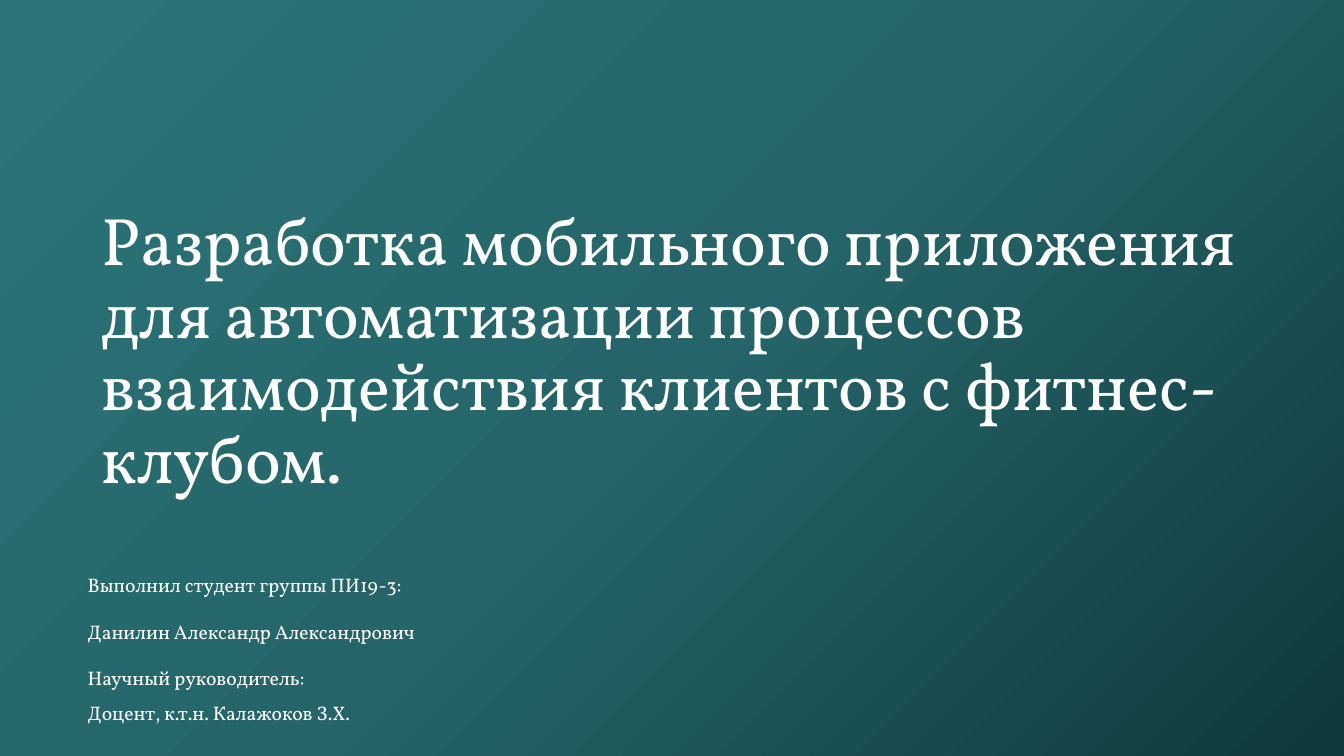
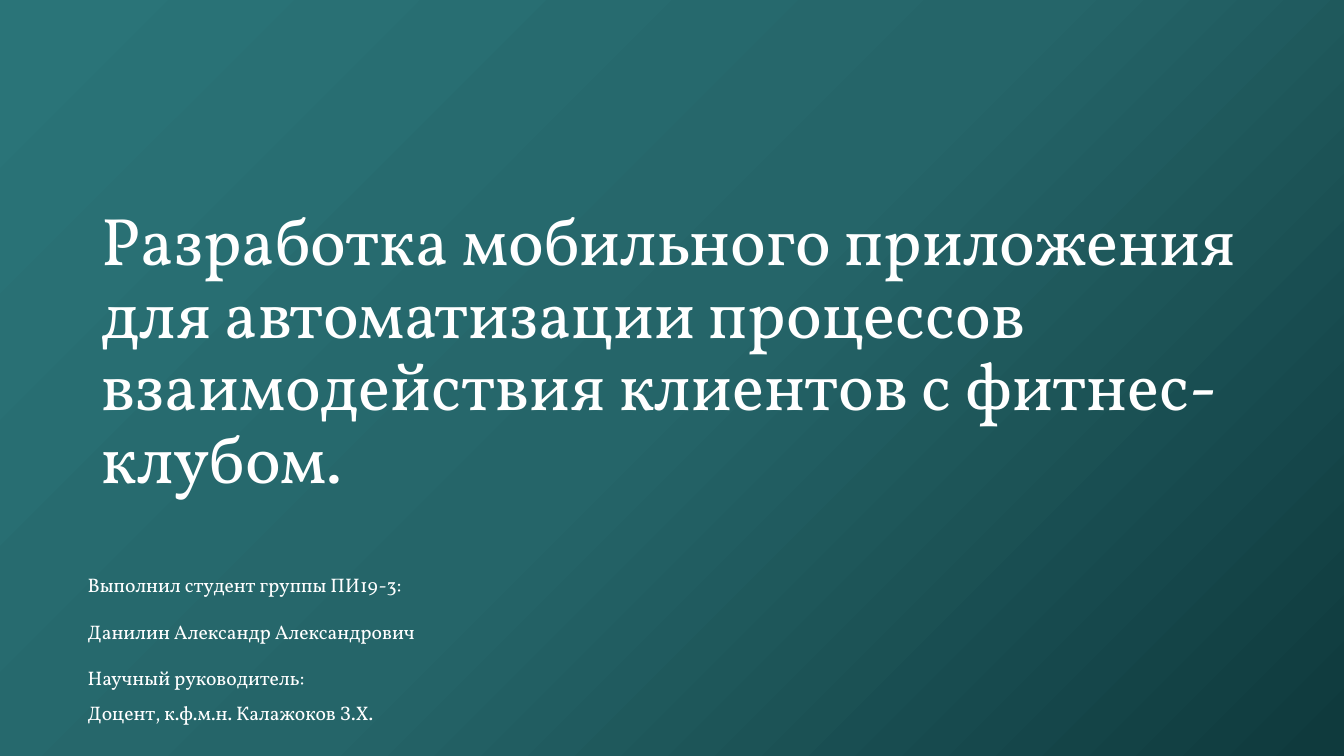
Before and after one commit to ALKOTS/Diplom, a slide deck: slide 1 of Данилин А.А.pptx. Drawn at 1344x756 pixels with LibreOffice and Linux fonts; fonts in the diff are those of the drawing; background and template pictures are left out. Boxes give left, top, right and bottom in pixels: in the first picture for what was removed or moved away, otherwise in the second. Text is boxed around its words. In the diff, an @@ line names an element or a change of style, - is before the commit and + after.

```diff
--- a/Данилин А.А.pptx
+++ b/Данилин А.А.pptx
@@ text at <box>88,706,374,725</box>: text changed @@
-Доцент, к.т.н. Калажоков З.Х.
+Доцент, к.ф.м.н. Калажоков З.Х.
```
Also in this commit, not shown: 4 other slides changed, 1 slide added, 3 other files.
